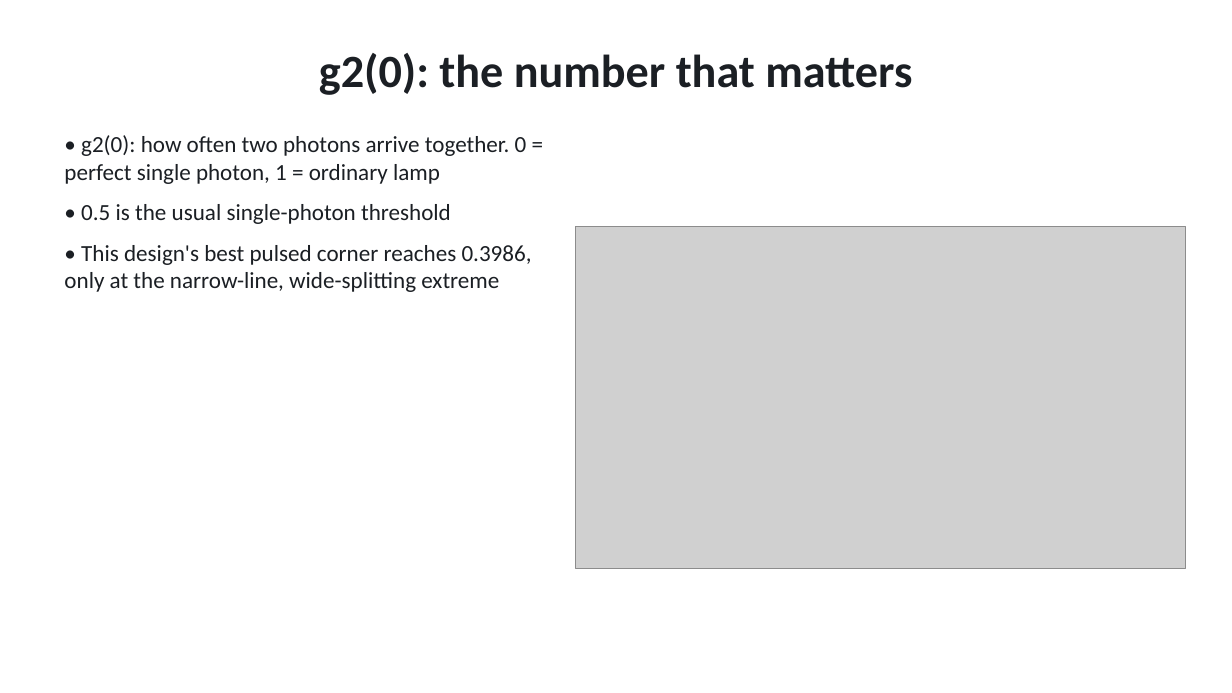
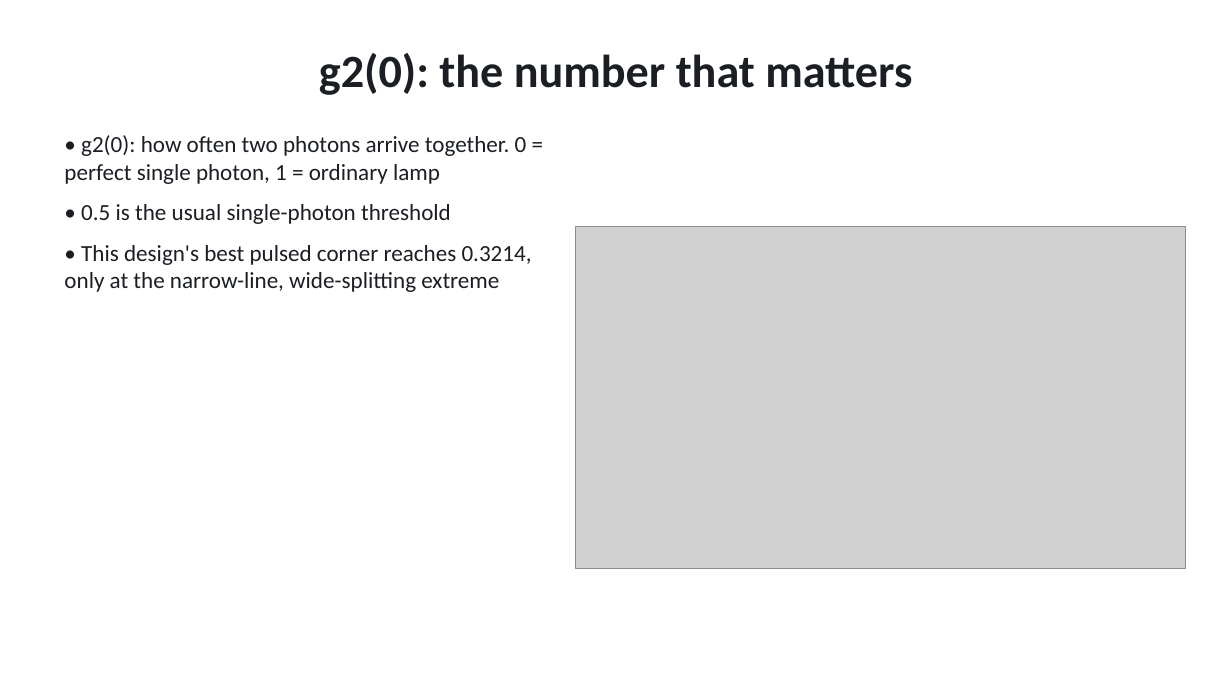
Before and after one commit to Alpharceus/qd-photon-sim, a slide deck: slide 13 of out/presentation/qd_edge_sps.pptx. Drawn at 1232x693 pixels with LibreOffice and Linux fonts; fonts in the diff are those of the drawing; grey boxes stand for pictures. Boxes give left, top, right and bottom in pixels: in the first picture for what was removed or moved away, otherwise in the second. Text is boxed around its words. In the diff, an @@ line names an element or a change of style, - is before the commit and + after.

```diff
--- a/out/presentation/qd_edge_sps.pptx
+++ b/out/presentation/qd_edge_sps.pptx
@@ text at [64, 245, 532, 292]: text changed @@
-• This design's best pulsed corner reaches 0.3986, only at the narrow-line, wide-splitting extreme
+• This design's best pulsed corner reaches 0.3214, only at the narrow-line, wide-splitting extreme
```
Also in this commit, not shown: 4 other slides changed, 7 other files.
